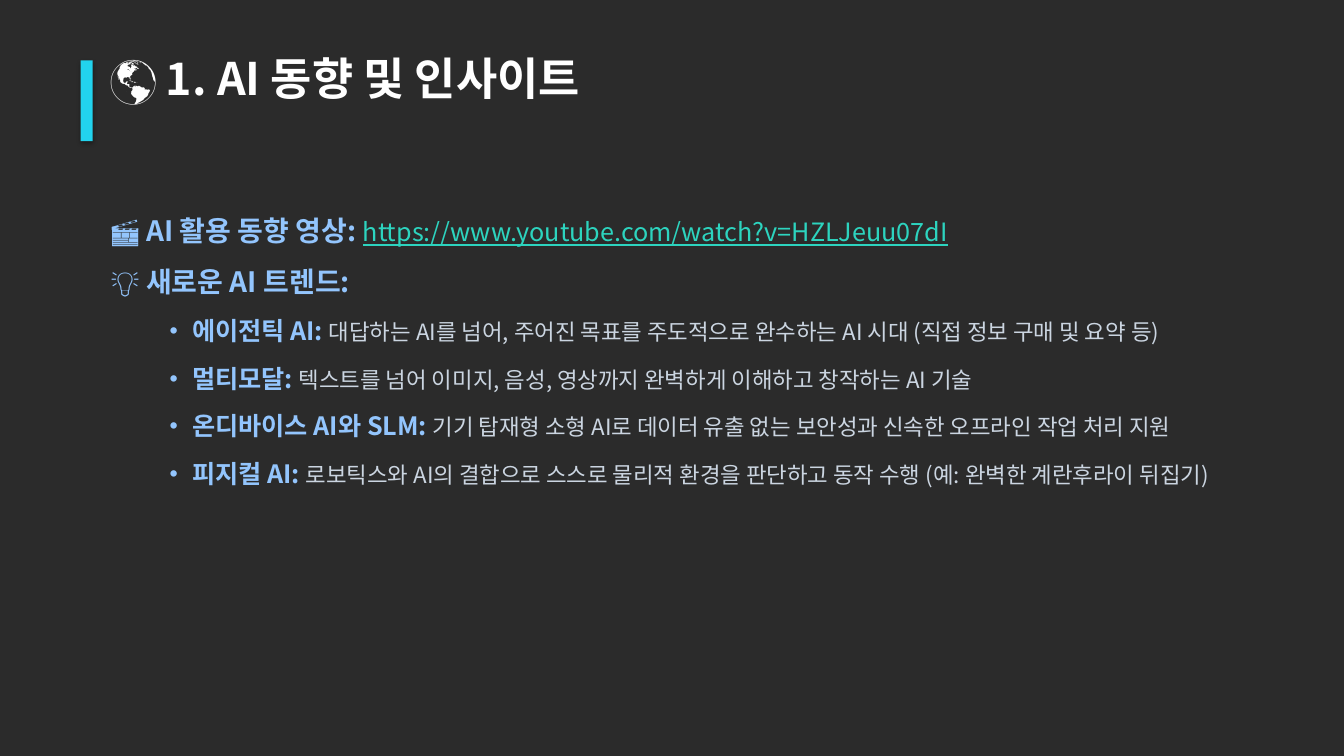
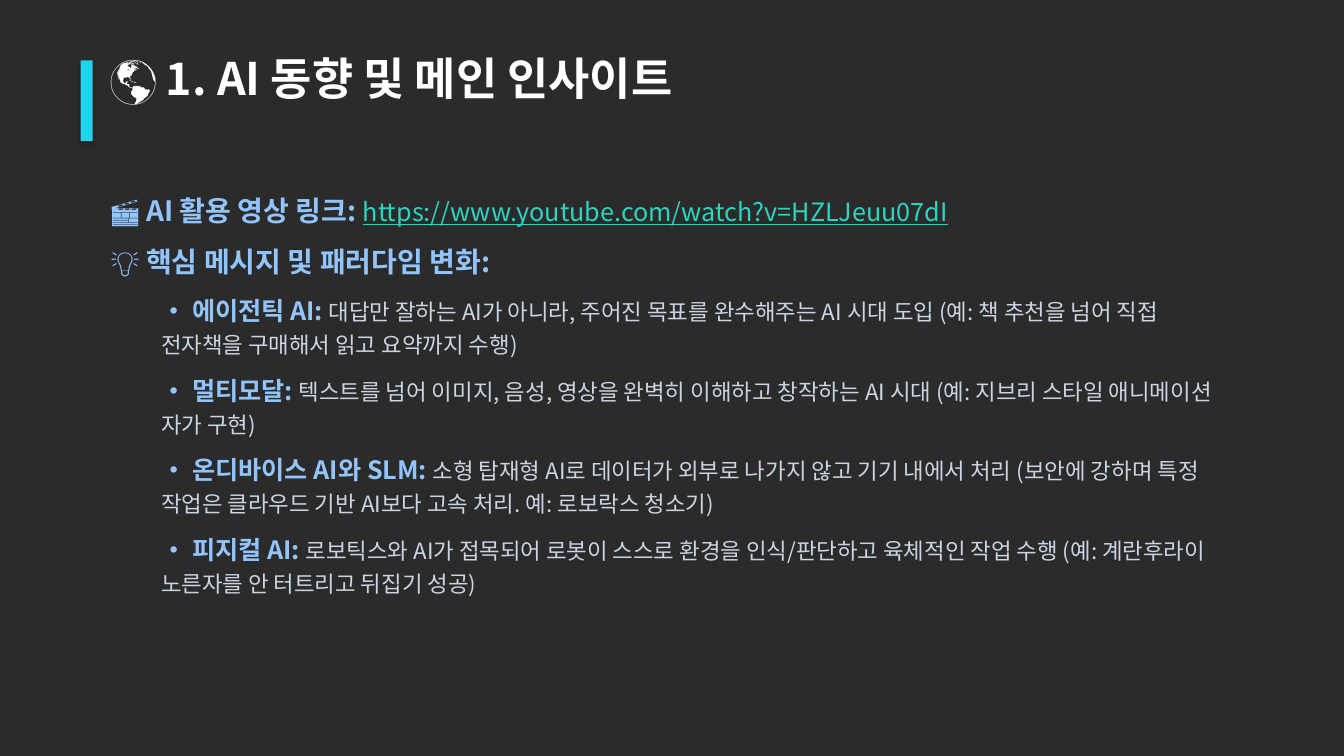
Before and after one commit to dreefinkjk/sky_ai_course, a slide deck: slide 3 of AI_companion_lecture.pptx. Drawn at 1344x756 pixels with LibreOffice and Linux fonts; fonts in the diff are those of the drawing; background and template pictures are left out; a plain dark background stands for a picture behind light text. Boxes give left, top, right and bottom in pixels: in the first picture for what was removed or moved away, otherwise in the second. Text is boxed around its words. In the diff, an @@ line names an element or a change of style, - is before the commit and + after.

```diff
--- a/AI_companion_lecture.pptx
+++ b/AI_companion_lecture.pptx
@@ text at (166,57,672,99): text changed @@
-🌎 1. AI 동향 및 인사이트
+🌎 1. AI 동향 및 메인 인사이트
@@ text at (146,197,1212,596): text changed @@
-🎬 AI 활용 동향 영상: https://www.youtube.com/watch?v=HZLJeuu07dI
-💡 새로운 AI 트렌드:
-  • 에이전틱 AI: 대답하는 AI를 넘어, 주어진 목표를 주도적으로 완수하는 AI 시대 (직접 정보 구매 및 요약 등)
-  • 멀티모달: 텍스트를 넘어 이미지, 음성, 영상까지 완벽하게 이해하고 창작하는 AI 기술
-  • 온디바이스 AI와 SLM: 기기 탑재형 소형 AI로 데이터 유출 없는 보안성과 신속한 오프라인 작업 처리 지원
-  • 피지컬 AI: 로보틱스와 AI의 결합으로 스스로 물리적 환경을 판단하고 동작 수행 (예: 완벽한 계란후라이 뒤집기)
+🎬 AI 활용 영상 링크: https://www.youtube.com/watch?v=HZLJeuu07dI
+💡 핵심 메시지 및 패러다임 변화:
+  • 에이전틱 AI: 대답만 잘하는 AI가 아니라, 주어진 목표를 완수해주는 AI 시대 도입 (예: 책 추천을 넘어 직접 전자책을 구매해서 읽고 요약까지 수행)
+  • 멀티모달: 텍스트를 넘어 이미지, 음성, 영상을 완벽히 이해하고 창작하는 AI 시대 (예: 지브리 스타일 애니메이션 자가 구현)
+  • 온디바이스 AI와 SLM: 소형 탑재형 AI로 데이터가 외부로 나가지 않고 기기 내에서 처리 (보안에 강하며 특정 작업은 클라우드 기반 AI보다 고속 처리. 예: 로보락스 청소기)
+  • 피지컬 AI: 로보틱스와 AI가 접목되어 로봇이 스스로 환경을 인식/판단하고 육체적인 작업 수행 (예: 계란후라이 노른자를 안 터트리고 뒤집기 성공)
```
Also in this commit, not shown: 12 other slides changed, 1 slide removed, 2 other files.
